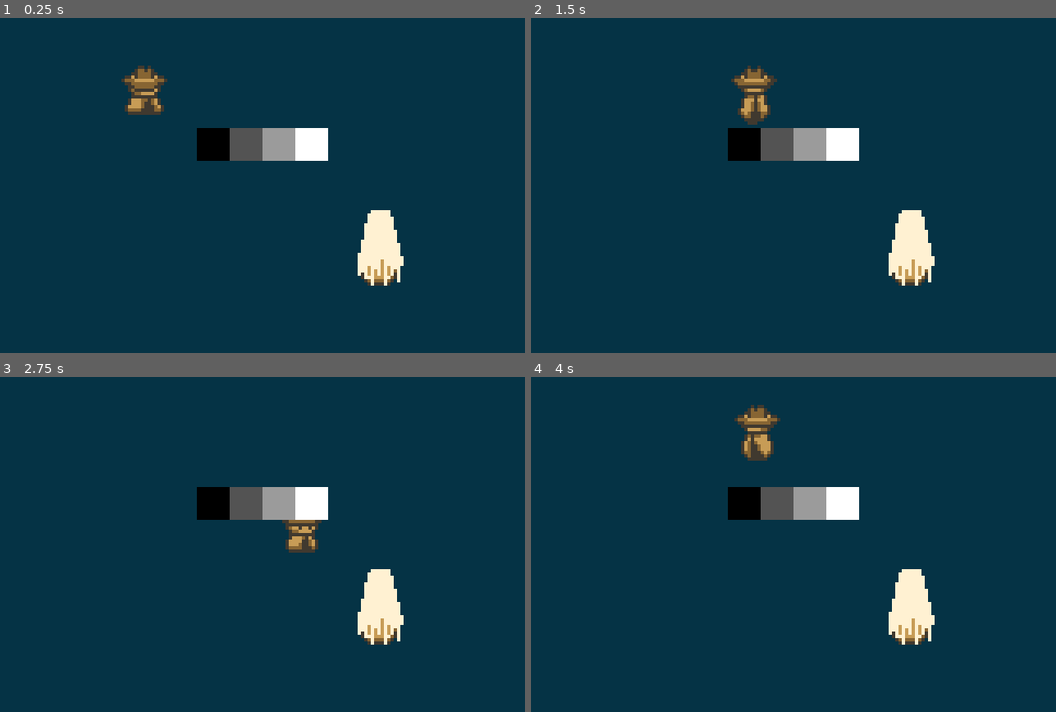
Above: before the commit, frames 1-4 (two rows, left to right).
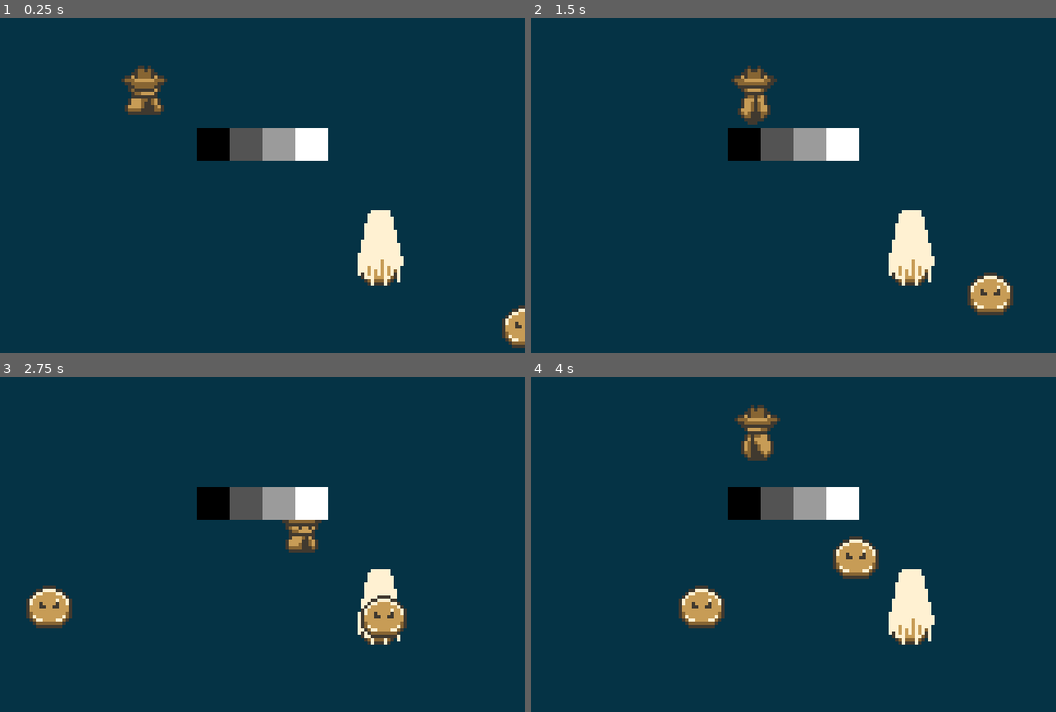
Above: after the commit, the same moments.

Repository: ThGnommy/gb-jam-13
Game: Godot game, scene res://scenes/levels/main.tscn
The game is run twice, just before and just after one commit, with the same random seed, the same clock (stepped at 60 frames per second) and the same inputs.
Inputs:
- Up to frame 1 (0.25 s): no input
- Up to frame 2 (1.5 s): hold Right (right) 0.53-1.28 s; hold Down (down) from 1.28 s (still down)
- Up to frame 3 (2.75 s): release Down (down) at 2.03 s; hold Right (right) from 2.03 s (still down)
- Up to frame 4 (4 s): release Right (right) at 2.78 s; hold Up (up) 2.78-3.53 s; hold Left (left) from 3.53 s (still down)

The runs differ from the first frame. In frame 1, 0.5% of the frame differs, in the area x 95-100%, y 85-99%; in frame 2, 0.9%; in frame 3, 1.7%; in frame 4, 1.8%, in the area x 28-67%, y 47-75%.

Commit message:
basic enemy and enemy manager

Diff:
--- a/scenes/levels/main.tscn
+++ b/scenes/levels/main.tscn
@@ -1,10 +1,12 @@
-[gd_scene load_steps=7 format=3 uid="uid://6er53p8dim3l"]
+[gd_scene load_steps=9 format=3 uid="uid://6er53p8dim3l"]
 
 [ext_resource type="PackedScene" uid="uid://b8ebdasa41hb3" path="res://scenes/objects/player.tscn" id="1_72ix8"]
 [ext_resource type="PackedScene" uid="uid://c5yswikogtdy6" path="res://scenes/objects/Object.tscn" id="2_2vj2h"]
 [ext_resource type="Texture2D" uid="uid://cjd4htteekib" path="res://assets/sprites/Palette/GreyscalePalette.png" id="3_u81e1"]
-[ext_resource type="Shader" path="res://shaders/palette_swap.gdshader" id="3_y0acb"]
+[ext_resource type="Shader" uid="uid://ce3l41fe36x0c" path="res://shaders/palette_swap.gdshader" id="3_y0acb"]
+[ext_resource type="Script" uid="uid://dtk71t6jho560" path="res://scenes/scripts/enemyManager.gd" id="4_ubwgw"]
 [ext_resource type="Texture2D" uid="uid://c377mmmtxjhuc" path="res://assets/sprites/Palette/BrownPalette.png" id="5_b6bv0"]
+[ext_resource type="PackedScene" uid="uid://bbjeql1p5x66x" path="res://scenes/objects/enemy.tscn" id="5_vkq25"]
 
 [sub_resource type="ShaderMaterial" id="ShaderMaterial_j4d2a"]
 shader = ExtResource("3_y0acb")
@@ -25,6 +27,17 @@
 [node name="Sprite2D" type="Sprite2D" parent="."]
 scale = Vector2(10, 10)
 texture = ExtResource("3_u81e1")
+
+[node name="EnemyManager" type="Node2D" parent="." node_paths=PackedStringArray("enemy_array", "player")]
+script = ExtResource("4_ubwgw")
+enemy_array = [NodePath("Enemy"), NodePath("Enemy2")]
+player = NodePath("../Player")
+
+[node name="Enemy" parent="EnemyManager" instance=ExtResource("5_vkq25")]
+position = Vector2(83, 44)
+
+[node name="Enemy2" parent="EnemyManager" instance=ExtResource("5_vkq25")]
+position = Vector2(-112, 40)
 
 [node name="Control" type="Control" parent="."]
 visible = false
--- /dev/null
+++ b/scenes/objects/enemy.tscn
@@ -0,0 +1,25 @@
+[gd_scene load_steps=4 format=3 uid="uid://bbjeql1p5x66x"]
+
+[ext_resource type="Script" uid="uid://dqjn6j8xgfn4f" path="res://scenes/scripts/enemy.gd" id="1_lp353"]
+[ext_resource type="Texture2D" uid="uid://ds0wjj48ohst4" path="res://assets/sprites/Enemies/Slime-Sheet.png" id="2_lp353"]
+
+[sub_resource type="RectangleShape2D" id="RectangleShape2D_2147m"]
+size = Vector2(24, 24)
+
+[node name="Enemy" type="Area2D"]
+script = ExtResource("1_lp353")
+metadata/_edit_group_ = true
+
+[node name="Sprite2D" type="Sprite2D" parent="."]
+texture = ExtResource("2_lp353")
+region_enabled = true
+region_rect = Rect2(0, 0, 32, 32)
+metadata/_edit_group_ = true
+
+[node name="CollisionShape2D" type="CollisionShape2D" parent="."]
+shape = SubResource("RectangleShape2D_2147m")
+metadata/_edit_group_ = true
+
+[node name="RayCast2D" type="RayCast2D" parent="."]
+target_position = Vector2(0, 12)
+metadata/_edit_group_ = true
--- /dev/null
+++ b/scenes/scripts/enemy.gd
@@ -0,0 +1,33 @@
+class_name Enemy
+
+extends Area2D
+
+@export var animation_speed = 1
+@onready var raycast = $RayCast2D
+
+const TILE_SIZE = 24
+var moving: bool = false
+
+func _ready() -> void:
+	position = position.snapped(Vector2.ONE * TILE_SIZE)
+	position += Vector2.ONE * TILE_SIZE / 2
+
+func move(target:Vector2) -> void:
+	var dir = (target - position).normalized()
+
+	if abs(dir.x) > abs(dir.y):
+		dir.y = 0
+	if abs(dir.x) <= abs(dir.y):
+		dir.x = 0
+	dir = dir.normalized()
+
+	raycast.target_position = dir * TILE_SIZE / 2
+	raycast.force_raycast_update()
+	if !raycast.is_colliding():
+		var tween = create_tween()
+		var direction = position + dir * TILE_SIZE
+		tween.tween_property(self, "position", direction, 1.0 / animation_speed).set_trans(Tween.TRANS_SINE)
+		moving = true
+		print_debug("move")
+		await tween.finished
+		moving = false
--- /dev/null
+++ b/scenes/scripts/enemyManager.gd
@@ -0,0 +1,15 @@
+extends Node2D
+
+
+@export var enemy_array : Array[Enemy] = []
+@export var player : Player
+
+func _ready() -> void:
+	player.player_moved.connect(move_enemies)
+	for enemy in enemy_array:
+		enemy.move(player.position)
+	pass
+
+func move_enemies() -> void:
+	for enemy in enemy_array:
+		enemy.move(player.position)
--- a/scenes/scripts/player.gd
+++ b/scenes/scripts/player.gd
@@ -1,8 +1,12 @@
+class_name Player
+
 extends Area2D
 
 @export var animation_speed = 1
 @onready var raycast = $RayCast2D
 @onready var anim = $AnimatedSprite2D
+
+signal player_moved
 
 const TILE_SIZE = 24
 var moving: bool = false
@@ -38,6 +42,7 @@
 	tween.tween_property(self, "position", direction, 1.0 / animation_speed).set_trans(Tween.TRANS_SINE)
 	moving = true
 	await tween.finished
+	player_moved.emit()
 	moving = false
 	anim.animation = "idle"
 
Not shown: 1 places in scenes/objects/Object.tscn that only renumber resources
Not shown, added: scenes/scripts/enemy.gd.uid
Not shown, added: scenes/scripts/enemyManager.gd.uid
